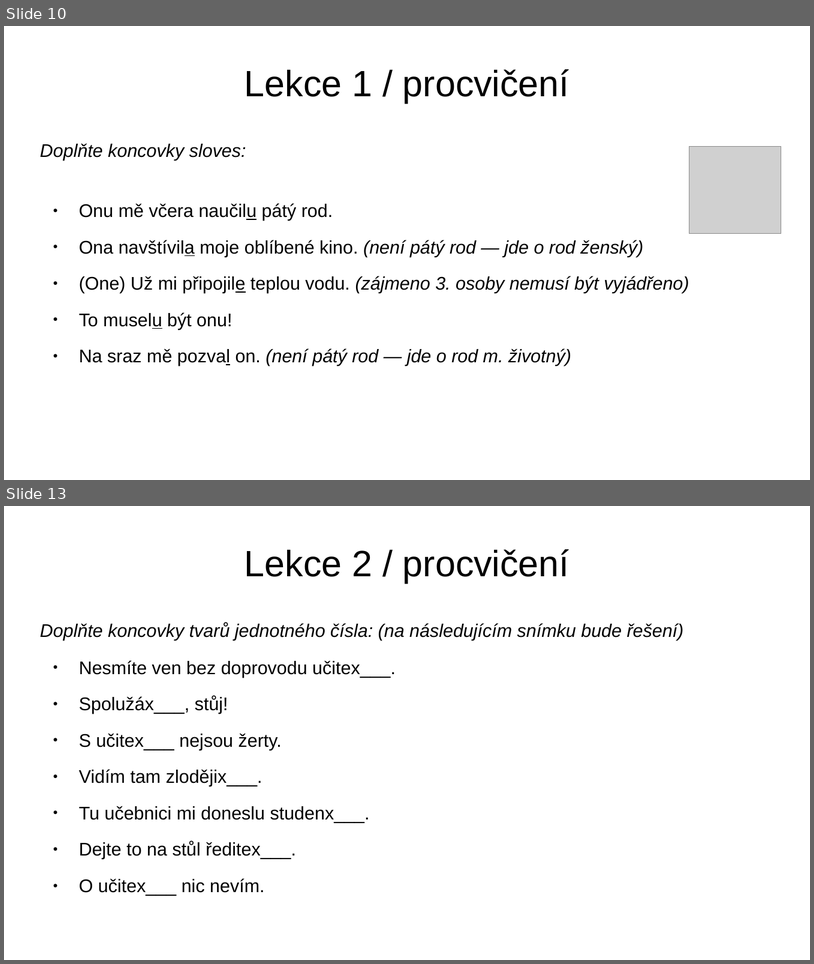
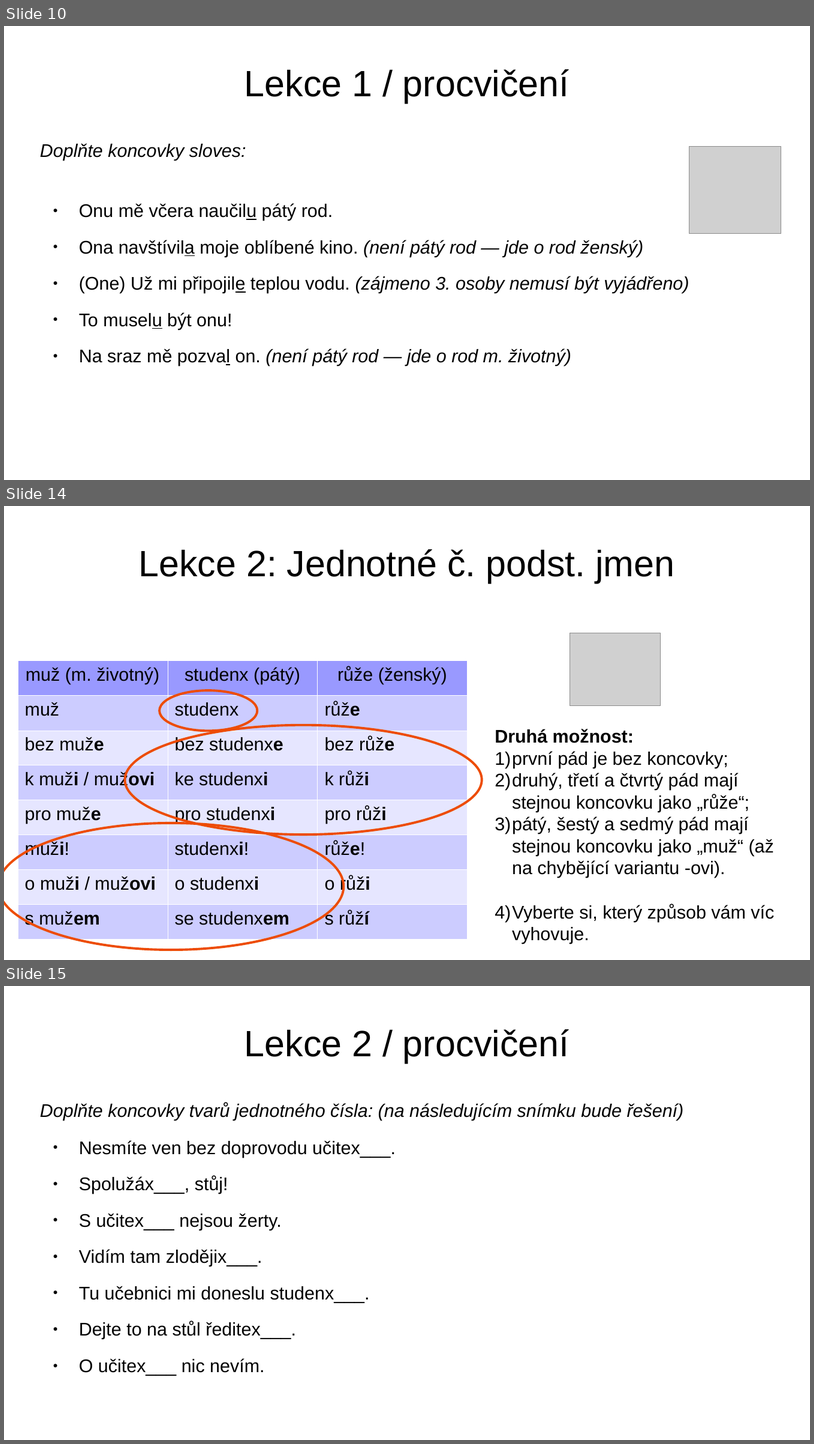
Before and after one commit to singularis-mzf/paty-rod, a slide deck: kurz/01-zacatecnix.odp. Shown one above the other, each under a label of ours: slides 10 and 13 before the commit, slides 10, 14 and 15 after it; the slides between them are not shown. The pictures are 814x964 and 814x1444 pixels, drawn with LibreOffice and Linux fonts; fonts in the diff are those of the drawing; grey boxes stand for pictures; background and template pictures are left out. Boxes give left, top, right and bottom in pixels: in the first picture for what was removed or moved away, otherwise in the second. Text is boxed around its words. In the diff, an @@ line names an element or a change of style, - is before the commit and + after.

Commit message:
doplnění kurzu
- Do kurzu doplněna zmínka o výslovnosti -x a nová pomůcka pro
skloňování podle vzoru studenx.
- Nový adresář pro pomůcky.

```diff
--- a/kurz/01-zacatecnix.odp
+++ b/kurz/01-zacatecnix.odp
@@ slide 14 added at [4, 506, 810, 960], background #FFFFFF @@
@@ title added at [139, 549, 675, 583], 36 pt, text #000000 @@
+Lekce 2: Jednotné č. podst. jmen
@@ picture added at [570, 633, 660, 706] @@
@@ table added at [18, 660, 468, 939], 8 rows, 3 columns @@
+muž (m. životný) | studenx (pátý) | růže (ženský)
+muž | studenx | růže
+bez muže | bez studenxe | bez růže
+k muži / mužovi | ke studenxi | k růži
+pro muže | pro studenxi | pro růži
+muži! | studenxi! | růže!
+o muži / mužovi | o studenxi | o růži
+s mužem | se studenxem | s růží
@@ ellipse added at [160, 690, 258, 730], outline #ED4C05 2.3 pt @@
@@ ellipse added at [125, 725, 482, 835], outline #ED4C05 2.3 pt @@
@@ text added at [495, 729, 774, 943], 18 pt, text #000000 @@
+Druhá možnost:
+1) první pád je bez koncovky;
+2) druhý, třetí a čtvrtý pád mají stejnou koncovku jako „růže“;
+3) pátý, šestý a sedmý pád mají stejnou koncovku jako „muž“ (až na chybějící variantu -ovi).
+4) Vyberte si, který způsob vám víc vyhovuje.
@@ ellipse added at [4, 823, 344, 949], outline #ED4C05 2.3 pt @@
@@ what was slide 13 is now slide 15 @@
```
Also in this commit, not shown: 3 slides changed, 1 other slide added, 3 other files.
